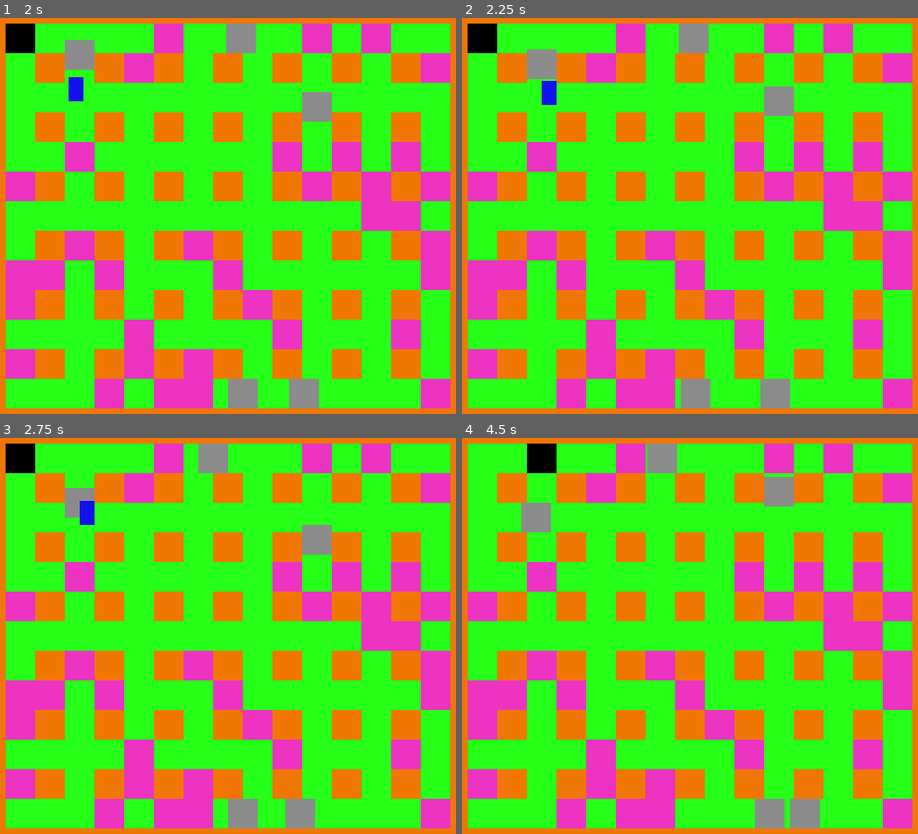
Above: before the commit, frames 1-4 (two rows, left to right).
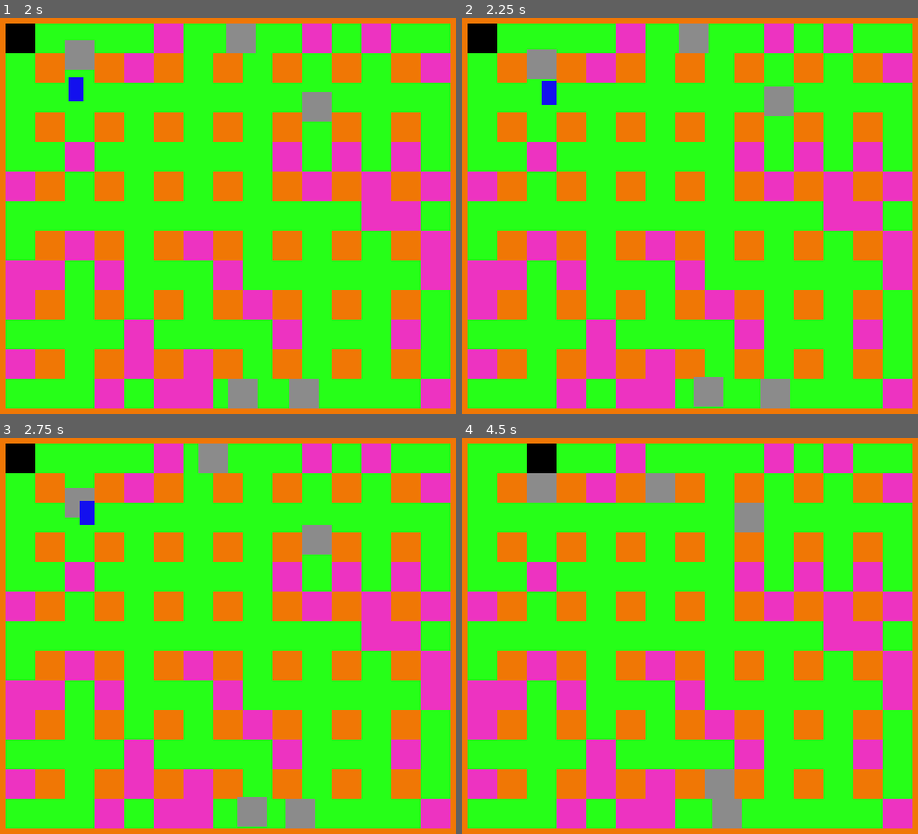
Above: after the commit, the same moments.

Repository: adrianofelix019/bomberman-clone
Game: Godot game, scene res://scenes/main_game.tscn
The game is run twice, just before and just after one commit, with the same random seed, the same clock (stepped at 60 frames per second) and the same inputs.
Inputs:
- Up to frame 1 (2 s): hold Right (ui_right) 0.53-1.28 s; hold K (place_bomb) 0.53-1.28 s; hold Down (ui_down) from 1.28 s (still down); tap K (place_bomb) at 1.35 s
- Up to frame 2 (2.25 s): release Down (ui_down) at 2.03 s; hold Right (ui_right) from 2.03 s (still down); hold K (place_bomb) from 2.03 s (still down)
- Up to frame 3 (2.75 s): keep holding Right (ui_right); keep holding K (place_bomb)
- Up to frame 4 (4.5 s): release Right (ui_right) at 2.78 s; release K (place_bomb) at 2.78 s; hold Up (ui_up) 2.78-3.53 s; tap K (place_bomb) at 2.85, 4.35 s; hold K (place_bomb) 3.53-4.28 s; hold Left (ui_left) from 3.53 s (still down)

Frame 1 is identical in both runs. In frame 2, 0.5% of the frame differs, in the area x 47-58%, y 90-99%; in frame 3, 0.3%; in frame 4, 4.9%, in the area x 13-79%, y 1-99%.

Commit message:
make enemies move towards the player

Diff:
--- a/scripts/enemy.gd
+++ b/scripts/enemy.gd
@@ -2,29 +2,54 @@
 
 
 const SPEED := 20
+const CHASE_MIN_TIME := 3.0
+const CHASE_MAX_TIME := 5.0
+const RANDOM_MIN_TIME := 2.0
+const RANDOM_MAX_TIME := 4.0
+
 @onready var tile_map: TileMapLayer = $"../TileMapLayer"
 var current_cell: Vector2i
 var target_cell: Vector2i
-
+var is_chasing := false
+var state_timer := 0.0
 
 func _ready() -> void:
 	current_cell = tile_map.local_to_map(
 		tile_map.to_local(global_position)
 	)
+
 	target_cell = current_cell
+
+	state_timer = randf_range(
+		RANDOM_MIN_TIME,
+		RANDOM_MAX_TIME
+	)
+
 	choose_next_cell()
 
 
-func _physics_process(_delta: float) -> void:
+func _physics_process(delta: float) -> void:
+	state_timer -= delta
+
+	if state_timer <= 0:
+		change_state()
+
 	var target_position := get_target_position()
 
 	if not is_cell_free(target_cell):
 		target_cell = current_cell
-		choose_next_cell()
+
+		if is_chasing:
+			choose_chase_cell()
+		else:
+			choose_next_cell()
 
 	if global_position.distance_to(target_position) < 1.0:
 		current_cell = target_cell
-		choose_next_cell()
+		if is_chasing:
+			choose_chase_cell()
+		else:
+			choose_next_cell()
 
 	target_position = tile_map.to_global(
 		tile_map.map_to_local(target_cell)
@@ -73,6 +98,57 @@
 	return tile_map.to_global(local_position)
 
 
+func choose_chase_cell() -> void:
+	var player: CharacterBody2D = get_tree().get_first_node_in_group("player")
+
+	if player == null:
+		return
+
+	var player_cell := tile_map.local_to_map(
+		tile_map.to_local(player.global_position)
+	)
+
+	var directions := [
+		Vector2i.RIGHT,
+		Vector2i.LEFT,
+		Vector2i.UP,
+		Vector2i.DOWN
+	]
+
+	var best_cell := current_cell
+	var best_distance := INF
+
+	for direction: Vector2i in directions:
+		var next_cell = current_cell + direction
+
+		if not is_cell_free(next_cell):
+			continue
+
+		var distance := next_cell.distance_squared_to(player_cell)
+
+		if distance < best_distance:
+			best_distance = distance
+			best_cell = next_cell
+	target_cell = best_cell
+
+
+func change_state() -> void:
+	is_chasing = not is_chasing
+
+	if is_chasing:
+		state_timer = randf_range(
+			CHASE_MIN_TIME,
+			CHASE_MAX_TIME
+		)
+		choose_chase_cell()
+	else:
+		state_timer = randf_range(
+			RANDOM_MIN_TIME,
+			RANDOM_MAX_TIME
+		)
+		choose_next_cell()
+
+
 func die() -> void:
 	queue_free()
 
